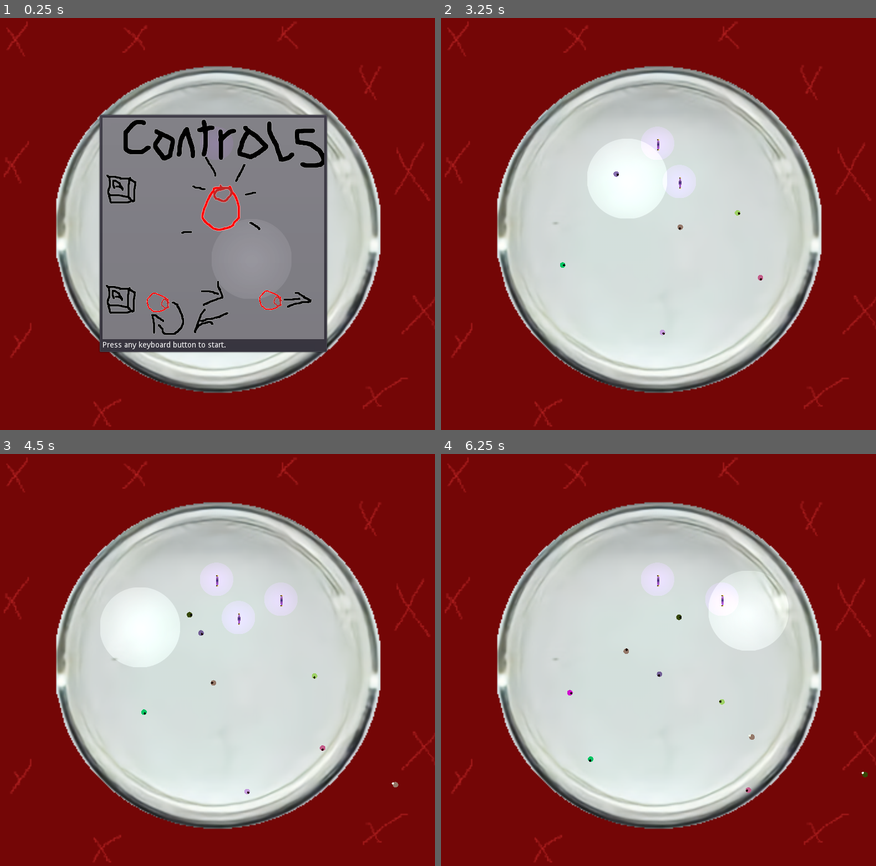
Above: before the commit, frames 1-4 (two rows, left to right).
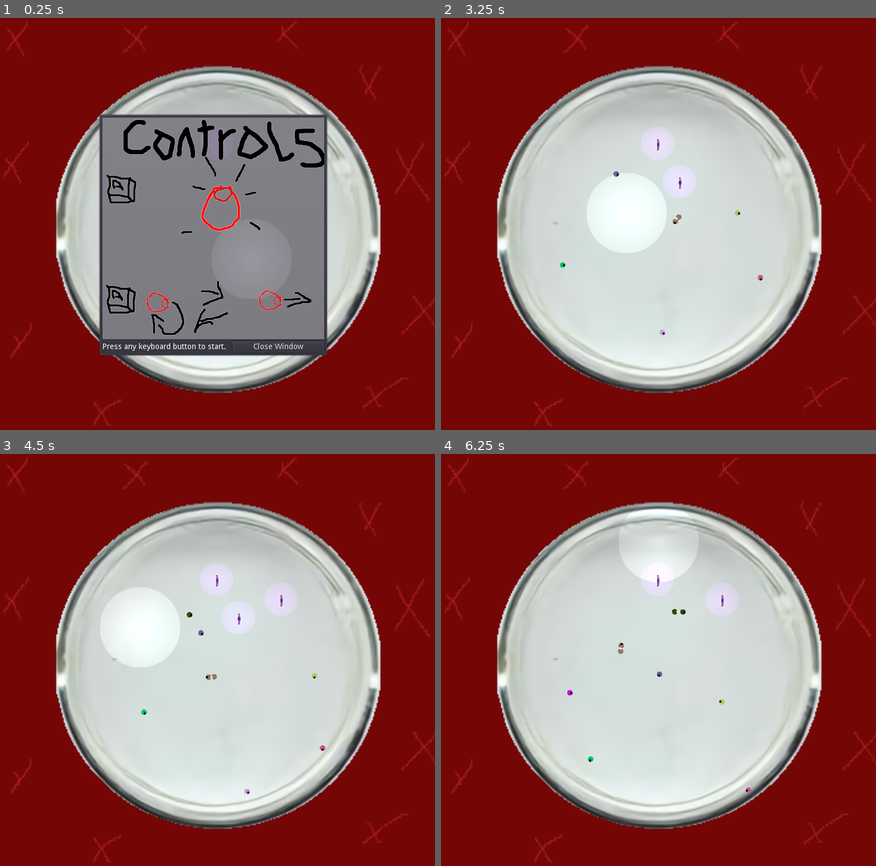
Above: after the commit, the same moments.

Repository: KaizNike/Wormies-Minus
Game: Godot game, scene res://src/Main/Main.tscn
The game is run twice, just before and just after one commit, with the same random seed, the same clock (stepped at 60 frames per second) and the same inputs.
Inputs (mouse positions are in pixels of both pictures, inside the frame that each line leads up to):
- Up to frame 1 (0.25 s): no input
- Up to frame 2 (3.25 s): tap Enter at 0.5 s; move the mouse to (749, 207) at 0.52 s; press the mouse at (749, 207) at 0.53 s; hold Up (ui_up) 0.53-1.28 s; move the mouse to (567, 248) at 1.27 s; release the mouse at (567, 248) at 1.28 s; hold Down (ui_down) 1.28-2.03 s; tap Middle mouse button (spawn_enemy) at 1.35, 2.85 s; move the mouse to (697, 137) at 2.02 s; press the mouse at (697, 137) at 2.03 s; hold Up (ui_up) from 2.03 s (still down); tap Space at 2.75 s; move the mouse to (632, 314) at 2.77 s; release the mouse at (632, 314) at 2.78 s
- Up to frame 3 (4.5 s): move the mouse to (348, 725) at 3.52 s; release Up (ui_up) at 3.53 s; press the mouse at (348, 725) at 3.53 s; hold Down (ui_down) from 3.53 s (still down); move the mouse to (78, 602) at 4.27 s; release the mouse at (78, 602) at 4.28 s; tap Middle mouse button (spawn_enemy) at 4.35 s
- Up to frame 4 (6.25 s): move the mouse to (675, 664) at 5.02 s; press the mouse at (675, 664) at 5.03 s; move the mouse to (588, 561) at 5.77 s; release Down (ui_down) at 5.78 s; release the mouse at (588, 561) at 5.78 s; hold Up (ui_up) from 5.78 s (still down); tap Middle mouse button (spawn_enemy) at 5.85 s

The runs differ from the first frame. In frame 1, 0.8% of the frame differs, in the area x 22-76%, y 78-83%; in frame 2, 2.2%; in frame 3, less than 0.1%; in frame 4, 3.7%, in the area x 40-99%, y 13-79%.

Commit message:
Some fixes
- Update to body spawn
- UI close window button

Diff:
--- a/Wormies Minus/src/Actors/Player.gd
+++ b/Wormies Minus/src/Actors/Player.gd
@@ -135,7 +135,7 @@
 	if ai_controlled:
 		if area == last_hazard:
 			var test = randf()
-			if test > 0.5:
+			if test > 0.1:
 				move = 0
 			else:
 				move = 1
--- a/Wormies Minus/src/Actors/Player.tscn
+++ b/Wormies Minus/src/Actors/Player.tscn
@@ -38,7 +38,7 @@
 collision_mask = 1056
 
 [node name="CollisionPolygon2D" type="CollisionPolygon2D" parent="SpawnPrevention"]
-polygon = PoolVector2Array( -1.05246, -0.295898, 78.0561, -28.084, 79.0575, 33.7508 )
+polygon = PoolVector2Array( -1.05246, -0.295898, 8.32386, -31.6247, 92.6237, -30.7838, 89.0499, 28.0789 )
 
 [node name="CollisionShape2D" type="CollisionShape2D" parent="SpawnPrevention"]
 shape = SubResource( 2 )
--- a/Wormies Minus/src/Actors/PlayerFull.gd
+++ b/Wormies Minus/src/Actors/PlayerFull.gd
@@ -66,7 +66,7 @@
 	scene_instance.color = color
 	scene_instance.followBody = followBodyFull.get_node("BodyLock")
 #	scene_instance.global_transform = followBodyFull.get_node("BodySpawn").global_transform
-	scene_instance.global_position = followBodyFull.get_node("BodyLock").global_position
+	scene_instance.position = followBodyFull.position
 #	scene_instance.position = followBodyFull.get_node("BodyLock").position
 #	scene_instance.position = followBodyFull.get_node("BodySpawn").position
 #	scene_instance.position = Vector2(OS.window_size.x/2, OS.window_size.y/2)
--- /dev/null
+++ b/Wormies Minus/src/Main/UI.gd
@@ -0,0 +1,21 @@
+extends Control
+
+
+# Declare member variables here. Examples:
+# var a = 2
+# var b = "text"
+
+
+# Called when the node enters the scene tree for the first time.
+func _ready():
+	pass # Replace with function body.
+
+
+# Called every frame. 'delta' is the elapsed time since the previous frame.
+#func _process(delta):
+#	pass
+
+
+func _on_Button_pressed():
+	$PanelContainer.visible = false
+	pass # Replace with function body.
--- a/Wormies Minus/src/Main/UI.tscn
+++ b/Wormies Minus/src/Main/UI.tscn
@@ -1,11 +1,13 @@
-[gd_scene load_steps=2 format=2]
+[gd_scene load_steps=3 format=2]
 
 [ext_resource path="res://Assets/WormMControls.png" type="Texture" id=1]
+[ext_resource path="res://src/Main/UI.gd" type="Script" id=2]
 
 [node name="UI" type="Control"]
 anchor_right = 1.0
 anchor_bottom = 1.0
 mouse_filter = 1
+script = ExtResource( 2 )
 __meta__ = {
 "_edit_use_anchors_": false
 }
@@ -27,15 +29,28 @@
 margin_left = 7.0
 margin_top = 7.0
 margin_right = 407.0
-margin_bottom = 425.0
+margin_bottom = 431.0
 
 [node name="TextureRect" type="TextureRect" parent="PanelContainer/VBoxContainer"]
 margin_right = 400.0
 margin_bottom = 400.0
 texture = ExtResource( 1 )
 
-[node name="Label" type="Label" parent="PanelContainer/VBoxContainer"]
+[node name="HSplitContainer" type="HSplitContainer" parent="PanelContainer/VBoxContainer"]
 margin_top = 404.0
 margin_right = 400.0
-margin_bottom = 418.0
+margin_bottom = 424.0
+
+[node name="Label" type="Label" parent="PanelContainer/VBoxContainer/HSplitContainer"]
+margin_top = 3.0
+margin_right = 223.0
+margin_bottom = 17.0
 text = "Press any keyboard button to start."
+
+[node name="Button" type="Button" parent="PanelContainer/VBoxContainer/HSplitContainer"]
+margin_left = 235.0
+margin_right = 400.0
+margin_bottom = 20.0
+text = "Close Window"
+
+[connection signal="pressed" from="PanelContainer/VBoxContainer/HSplitContainer/Button" to="." method="_on_Button_pressed"]
